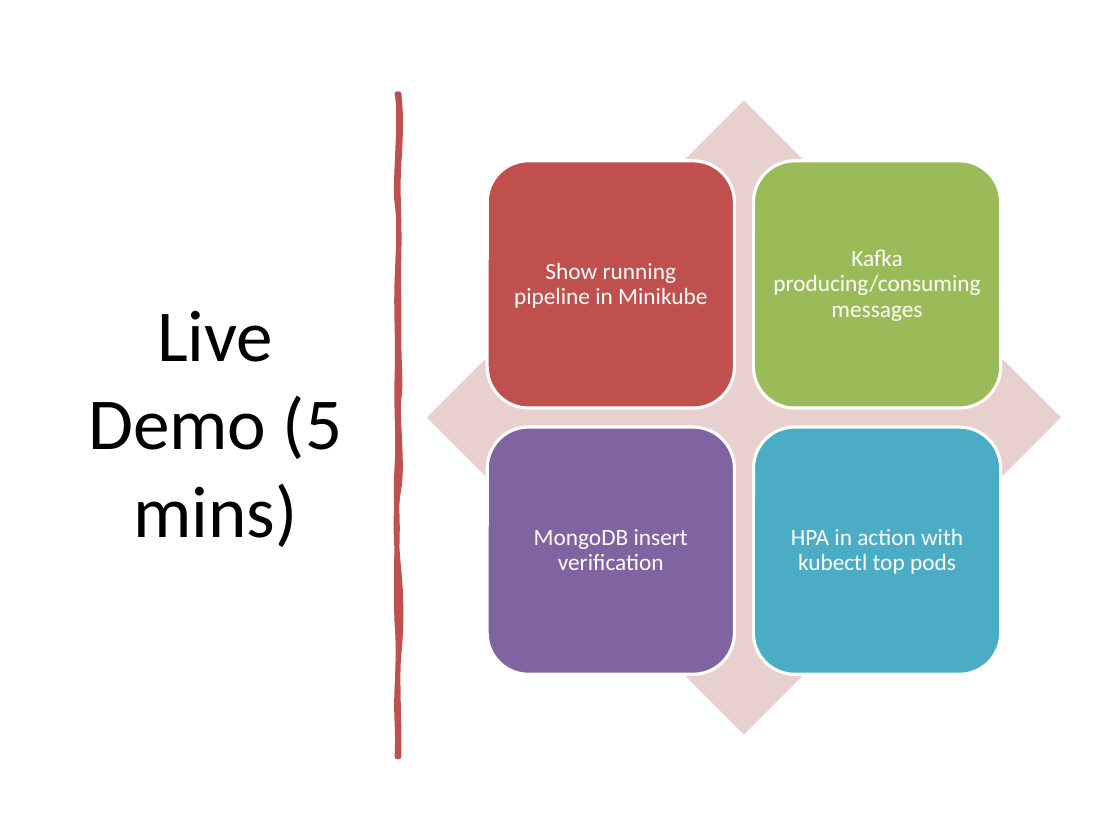
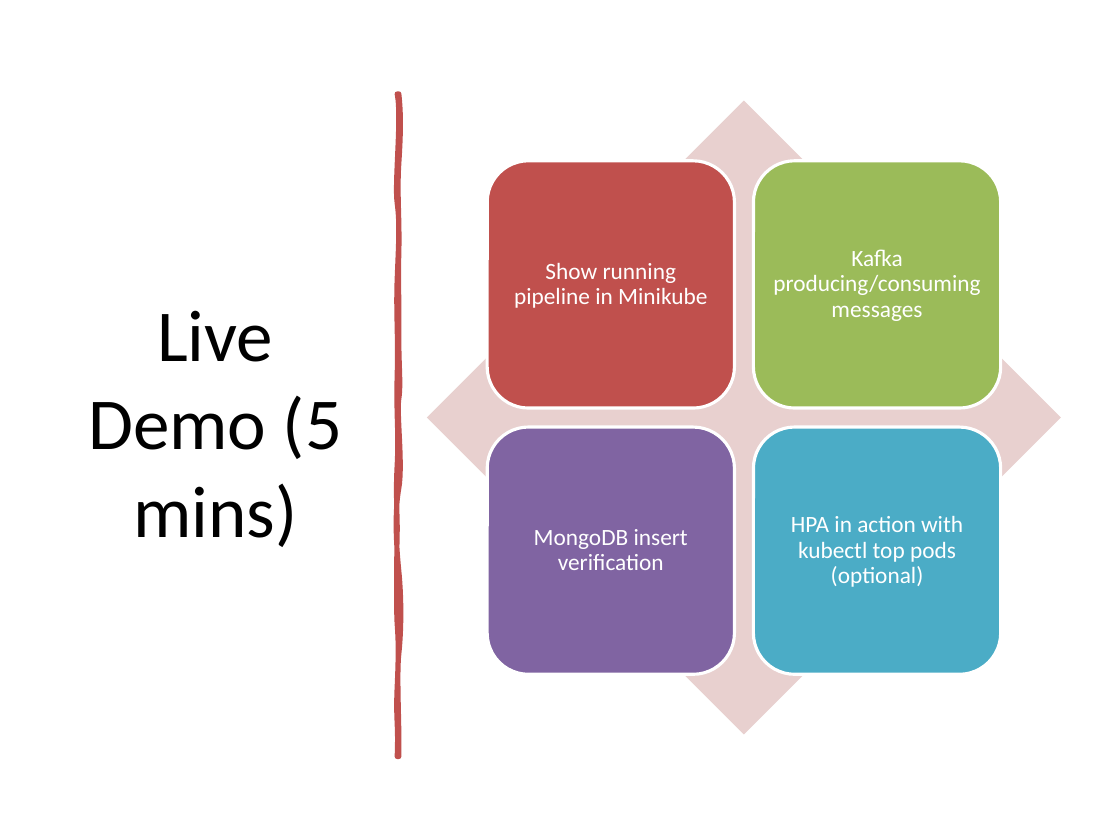
Before and after one commit to rahulsidpatil/go-k8s-data-pipeline, a slide deck: slide 14 of ppt-artifacts/go_k8s_data_pipeline_updated.pptx. Drawn at 1120x840 pixels with LibreOffice and Linux fonts; fonts in the diff are those of the drawing. Boxes give left, top, right and bottom in pixels: in the first picture for what was removed or moved away, otherwise in the second. Text is boxed around its words. In the diff, an @@ line names an element or a change of style, - is before the commit and + after.

```diff
--- a/ppt-artifacts/go_k8s_data_pipeline_updated.pptx
+++ b/ppt-artifacts/go_k8s_data_pipeline_updated.pptx
@@ text at (791, 516, 963, 587): text changed @@
-HPA in action with kubectl top pods
+HPA in action with kubectl top pods (optional)
```
Also in this commit, not shown: 4 other slides changed, 10 slides added, 2 other files.
